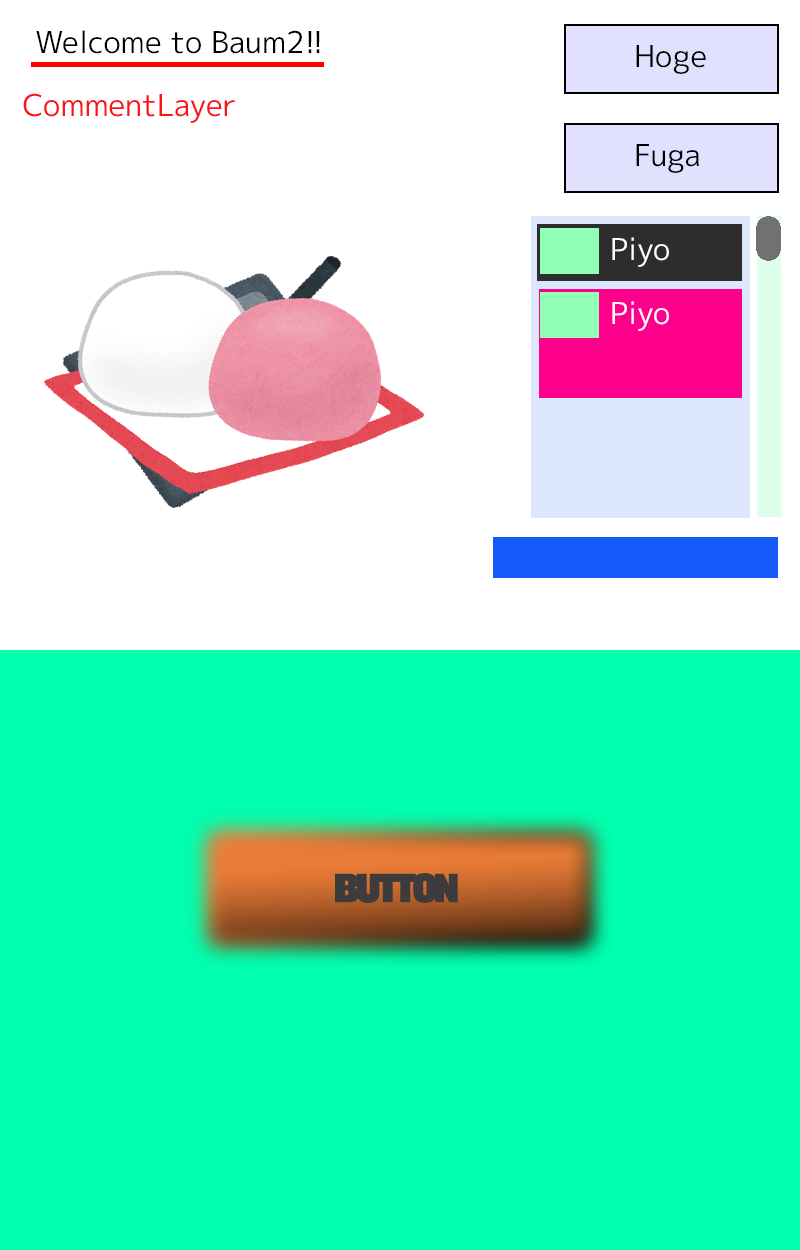
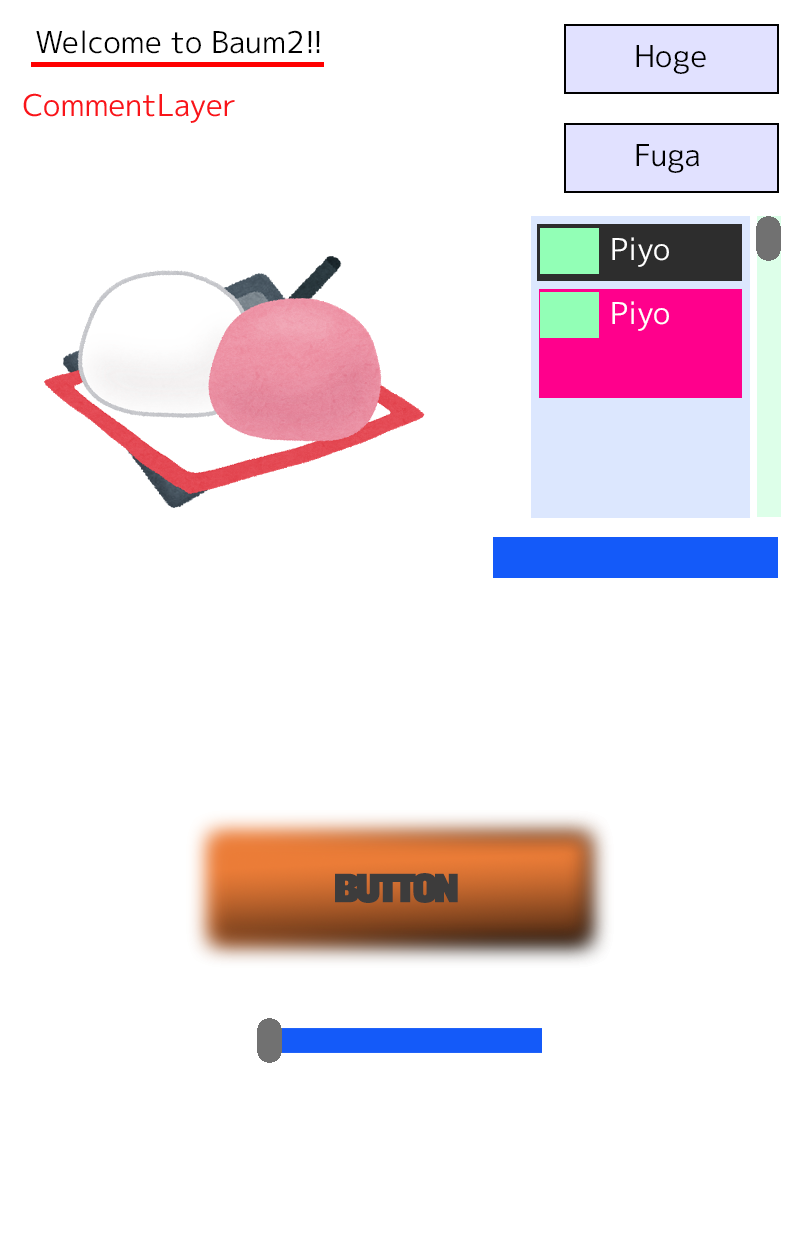
Before/after of a 800x1250 layered artwork. What changed in the layer stack:
added group "HandleSliderSample" with 4 layers in group "ArtboardTest" over [257, 1018, 542, 1063]
added group "HandleSlider" with 3 layers in group "HandleSliderSample" over [257, 1018, 542, 1063]
added layer "Handle" (1st of 2, in "ArtboardTest" › "HandleSliderSample" › "HandleSlider") in group "HandleSlider" over [257, 1018, 282, 1063]
added layer "Fill" (1st of 2, in "ArtboardTest" › "HandleSliderSample" › "HandleSlider") in group "HandleSlider" over [257, 1028, 542, 1053]
added layer "Background" (1st of 10, in "ArtboardTest" › "HandleSliderSample" › "HandleSlider") in group "HandleSlider" over [257, 1031, 542, 1052]
renamed "Background" to "#Background", hid it over [0, 650, 800, 1250]
